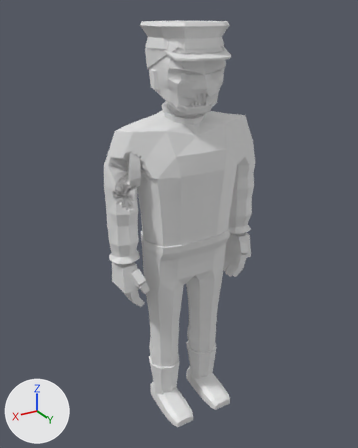
Two versions of the glTF model assets/models/zombie_cop_m_b5.glb, one commit apart.
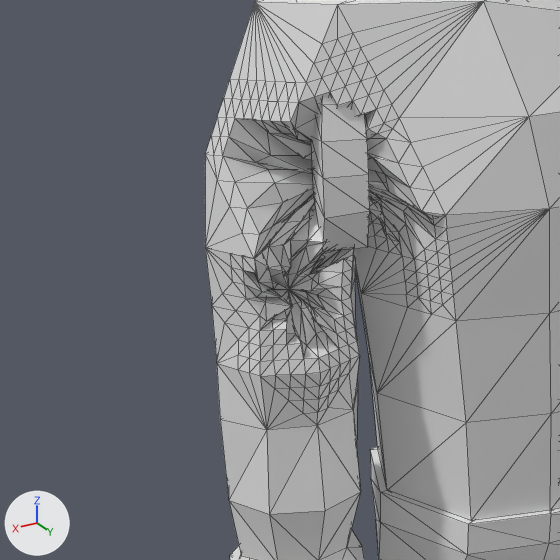
Each version appears first whole from a camera (50 mm lens) standing at (1.171, 1.901, 1.991) and looking at (0.017, -0.022, 1.03), and next in a close-up on the part from 16% to 51% of the width and 29% to 57% of the height. The lights are fixed; the arrows at lower left show +X, +Y and +Z. The older version's two pictures come first. The close-ups show mesh edges as thin lines. Vertices at exactly the same position are counted once.

Objects in the first close-up: 'zombie_cop_m_b5'.
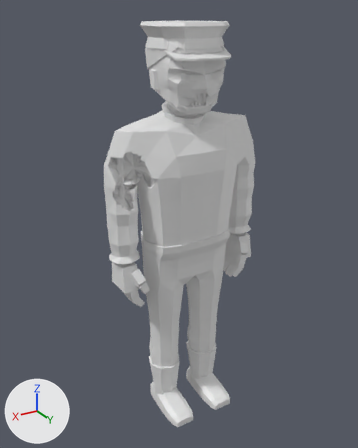
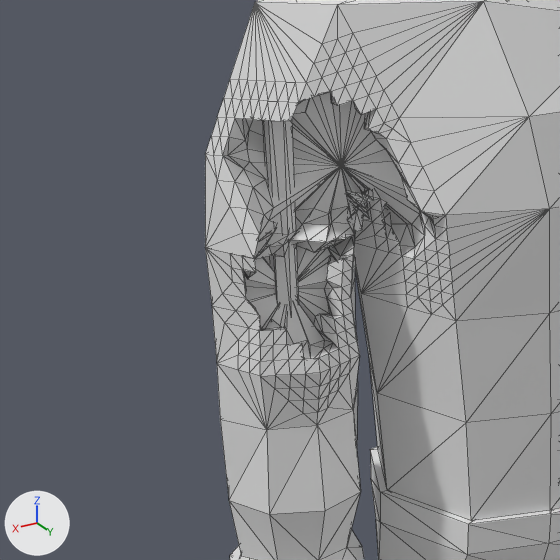
The change in detail:
me_zombie_cop_m_b5 is used by ob_zombie_cop_m_b5; location (0.0, 0.0, 0.0).
me_zombie_cop_m_b5 had 1880 vertices, 3619 faces and spanned x -0.41..0.41, y -0.19..0.22, z 0.0..1.95.
me_zombie_cop_m_b5 now has 1882 vertices, 3615 faces and spans x -0.41..0.41, y -0.19..0.22, z 0.0..1.95.
me_zombie_cop_m_b5 part 1: the loose piece of 32 vertices spanning x 0.18..0.31, y -0.13..0.08, z 1.26..1.47 is deleted.
Part 2, on me_zombie_cop_m_b5:
10 vertices are removed from x 0.24..0.34, y 0.0..0.04, z 1.2..1.35.
73 faces are deleted.
5 vertices in x 0.26..0.3, y 0.02..0.06, z 1.26..1.39 move by (-0.01, 0.0, 0.01).
4 vertices in x 0.23..0.31, y 0.04..0.08, z 1.25..1.39 move by (-0.01, 0.0, 0.0).
4 vertices in x 0.25..0.3, y 0.02..0.04, z 1.23..1.34 move by (-0.01, 0.0, -0.01).
4 vertices in x 0.29..0.35, y 0.01..0.04, z 1.23..1.32 move by (0.01, 0.0, -0.01).
3 vertices in x 0.23..0.31, y 0.0..0.08, z 1.24..1.35 move by (-0.02, 0.01, 0.0).
3 vertices in x 0.23..0.31, y 0.0..0.06, z 1.23..1.36 move by (-0.02, 0.0, -0.02).
143 vertices move from x 0.22..0.37, y -0.02..0.07, z 1.2..1.42 to x 0.21..0.38, y -0.03..0.09, z 1.18..1.45.
22 vertices are added at x 0.22..0.37, y -0.01..0.04, z 1.19..1.47.
93 new faces join them.
Other edits to the shape of me_zombie_cop_m_b5 do not show in these pictures.

Boxes [x1, y1, x2, y2] around the edits, measured in the close-ups (560 x 560 px; the box of a moved part takes in the faces that stretch with it):
part 1 of me_zombie_cop_m_b5, deleted
    before: [311, 96, 370, 251]
part 2 of me_zombie_cop_m_b5, moved or reshaped
    both: [223, 92, 436, 358]
